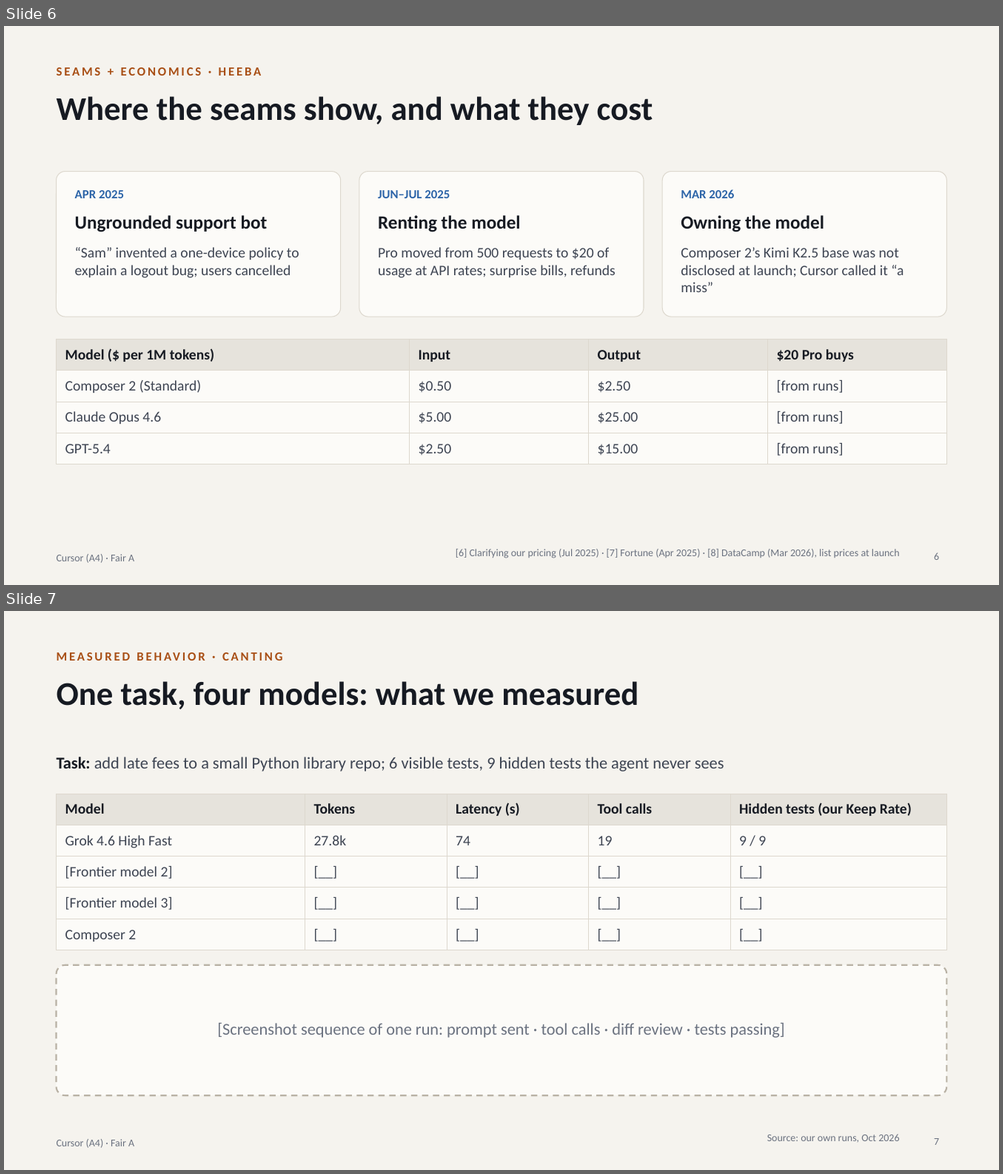
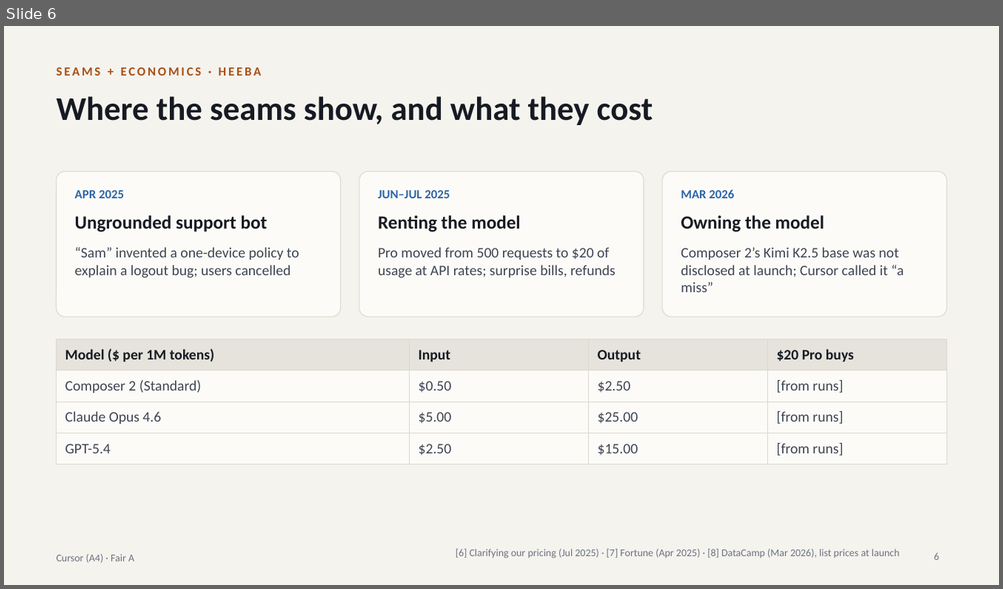
Before and after one commit to Canting9/convAI_CaseStudy_Cursor, a slide deck: slides/Cursor_CaseStudy_FairA.pptx. Shown one above the other, each under a label of ours: slides 6 and 7 before the commit, slide 6 after it. The pictures are 1003x1174 and 1003x589 pixels, drawn with LibreOffice and Linux fonts; fonts in the diff are those of the drawing. Boxes give left, top, right and bottom in pixels: in the first picture for what was removed or moved away, otherwise in the second. Text is boxed around its words. In the diff, an @@ line names an element or a change of style, - is before the commit and + after.

```diff
--- a/slides/Cursor_CaseStudy_FairA.pptx
+++ b/slides/Cursor_CaseStudy_FairA.pptx
@@ slide 7 removed at <box>4,611,999,1170</box>, background #F5F3EE; not listed: 1 template element that a slide beside it also shows @@
@@ title removed at <box>57,681,495,709</box> @@
-One task, four models: what we measured
@@ text removed at <box>501,681,638,706</box> @@
-MEASURED BEHAVIOR · CANTING
@@ text removed at <box>57,757,724,772</box> @@
-Task: add late fees to a small Python library repo; 6 visible tests, 9 hidden tests the agent never sees
@@ table removed at <box>57,794,946,945</box>, 5 rows, 5 columns @@
-Model | Tokens | Latency (s) | Tool calls | Hidden tests (our Keep Rate)
-Grok 4.6 High Fast | 27.8k | 74 | 19 | 9 / 9
-[Frontier model 2] | [__] | [__] | [__] | [__]
-[Frontier model 3] | [__] | [__] | [__] | [__]
-Composer 2 | [__] | [__] | [__] | [__]
@@ rounded rectangle removed at <box>57,965,946,1096</box> @@
@@ text removed at <box>217,1023,785,1038</box> @@
-[Screenshot sequence of one run: prompt sent · tool calls · diff review · tests passing]
@@ text removed at <box>767,1134,899,1142</box> @@
-Source: our own runs, Oct 2026
@@ page number removed at <box>933,1139,939,1145</box> @@
-7
```
Also in this commit, not shown: 1 slide changed, 1 slide added, 1 other file.
